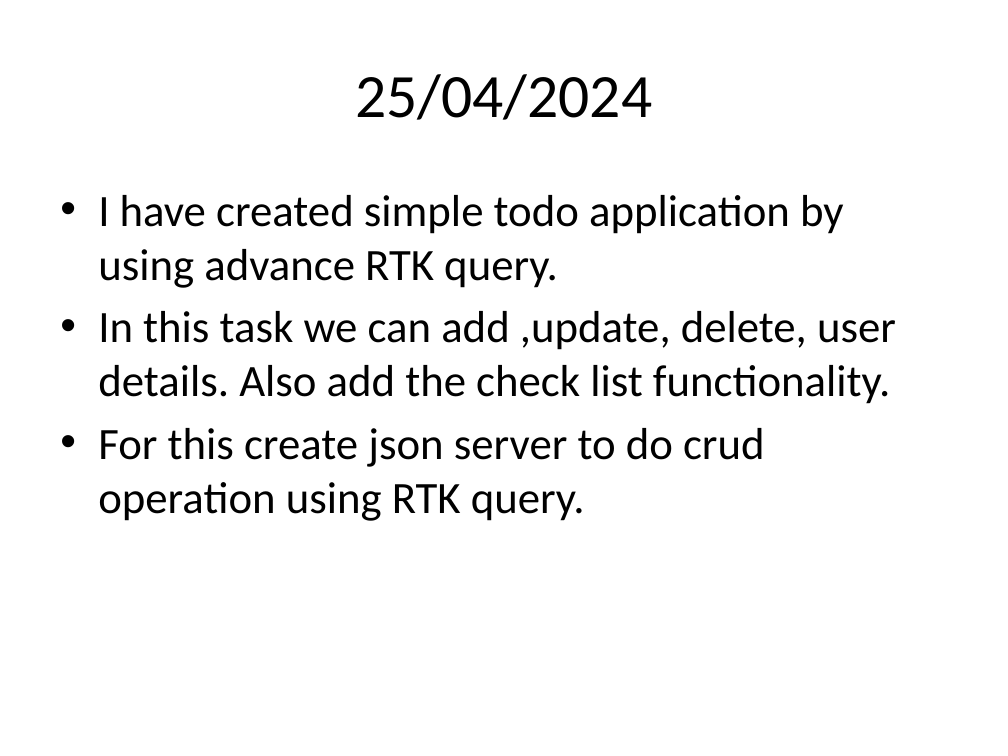
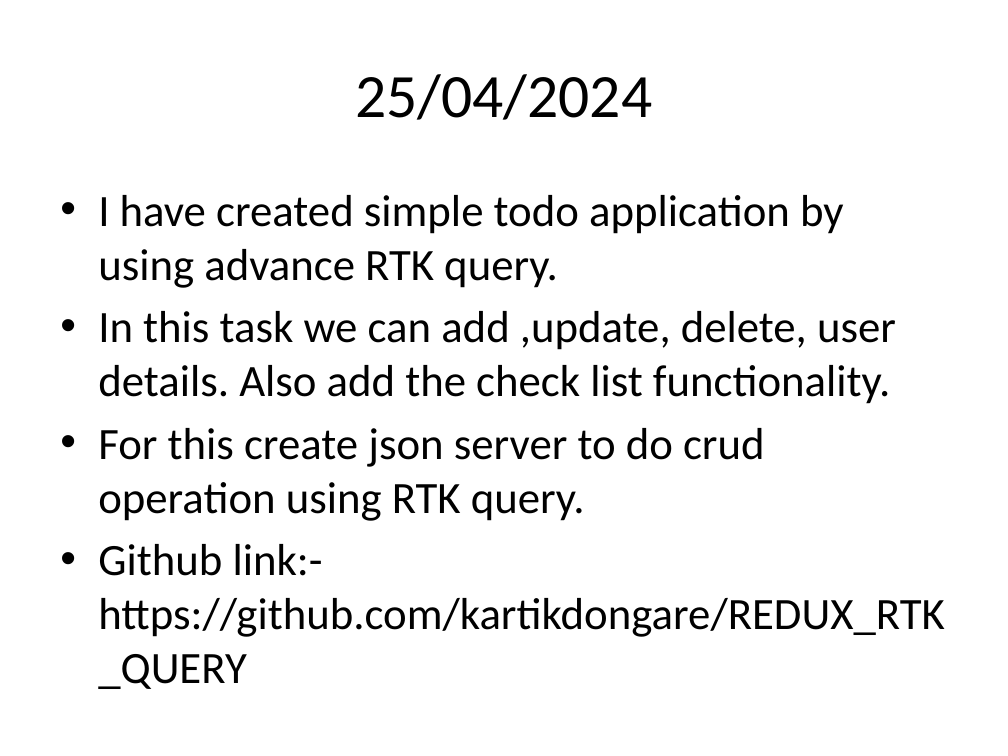
Before and after one commit to kartikdongare/AST_ALL_PPT, a slide deck: slide 7 of ALL TASK PPT.pptx. Drawn at 1008x756 pixels with LibreOffice and Linux fonts; fonts in the diff are those of the drawing. Boxes give left, top, right and bottom in pixels: in the first picture for what was removed or moved away, otherwise in the second. Text is boxed around its words. In the diff, an @@ line names an element or a change of style, - is before the commit and + after.

```diff
--- a/ALL TASK PPT.pptx
+++ b/ALL TASK PPT.pptx
@@ text at (98,544,945,689): paragraph added @@
+• Github link:- https://github.com/kartikdongare/REDUX_RTK_QUERY
```
Also in this commit, not shown: 6 other slides changed, 1 slide added.
